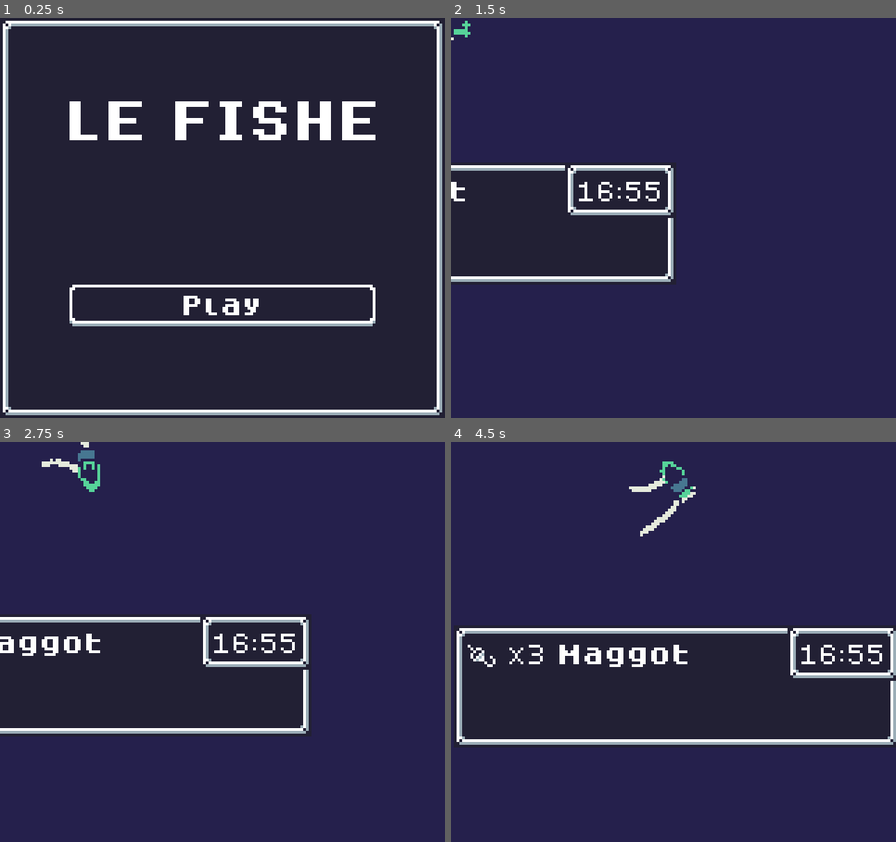
Above: before the commit, frames 1-4 (two rows, left to right).
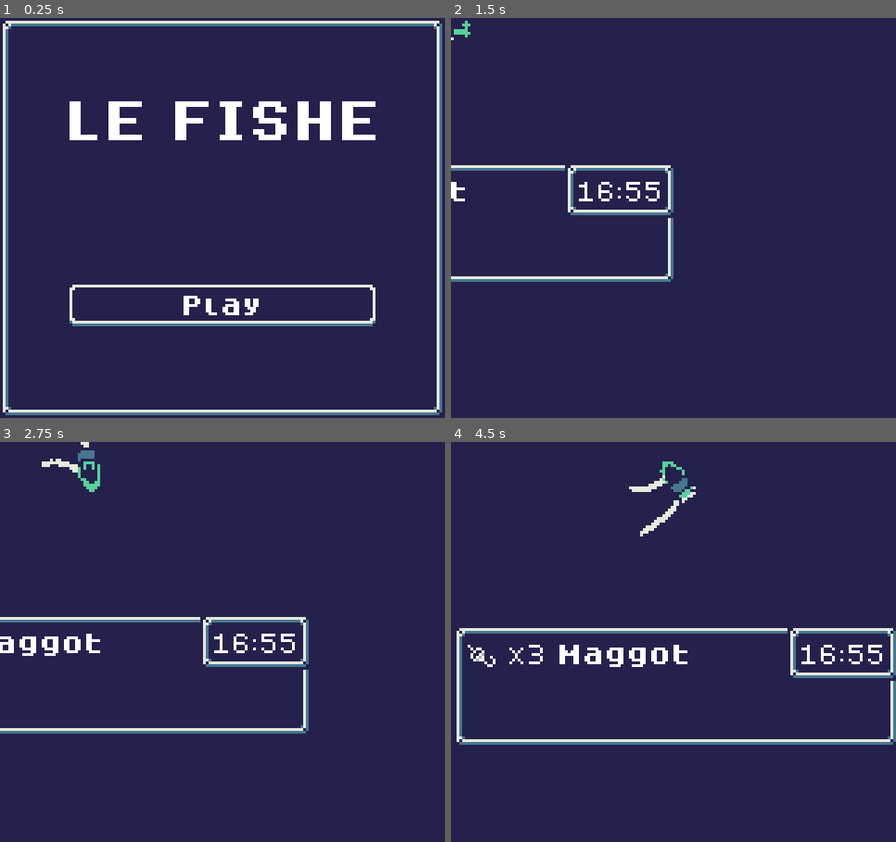
Above: after the commit, the same moments.

Repository: andrebariani/gbjam_12_spooky_fishing
Game: Godot game, scene res://scenes/ui/main_menu.tscn
The game is run twice, just before and just after one commit, with the same random seed, the same clock (stepped at 60 frames per second) and the same inputs.
Inputs:
- Up to frame 1 (0.25 s): no input
- Up to frame 2 (1.5 s): click "Play" at 0.5 s; tap Enter at 1.25 s; hold Right (right) from 1.28 s (still down); tap Z (A) at 1.35 s
- Up to frame 3 (2.75 s): release Right (right) at 2.03 s; hold Down (down) from 2.03 s (still down); tap Z (A) at 2.1 s
- Up to frame 4 (4.5 s): release Down (down) at 2.78 s; hold Right (right) 2.78-3.53 s; tap X (B) at 2.85 s; tap Z (A) at 3.05, 3.8, 4.35 s; hold Up (up) 3.53-4.28 s; tap S (select) at 3.6 s; hold Left (left) from 4.28 s (still down)

The runs differ from the first frame. In frame 1, 6.7% of the frame differs, in the area x 0-100%, y 0-100%; in frame 2, 2.1%; in frame 3, 2.7%; in frame 4, 3.8%.

Commit message:
Fixed asset colors

Diff:
--- a/scenes/tilset/test_tileset.tscn
+++ b/scenes/tilset/test_tileset.tscn
@@ -2,6 +2,21 @@
 
 [ext_resource type="Texture2D" uid="uid://3l01ay3xj1hk" path="res://assets/tileset.png" id="1_mrlqv"]
 [ext_resource type="Texture2D" uid="uid://ci3j3krjn7882" path="res://assets/water.png" id="1_xwr04"]
+
+[sub_resource type="Animation" id="Animation_ko230"]
+length = 0.001
+tracks/0/type = "value"
+tracks/0/imported = false
+tracks/0/enabled = true
+tracks/0/path = NodePath(".:texture_offset")
+tracks/0/interp = 1
+tracks/0/loop_wrap = true
+tracks/0/keys = {
+"times": PackedFloat32Array(0),
+"transitions": PackedFloat32Array(1),
+"update": 0,
+"values": [Vector2(0, 0)]
+}
 
 [sub_resource type="Animation" id="Animation_jl761"]
 resource_name = "new_animation"
@@ -19,21 +34,6 @@
 "transitions": PackedFloat32Array(1, 1, 1, 1, 1, 1, 1, 1, 1),
 "update": 1,
 "values": [Vector2(0, 0), Vector2(1, 1), Vector2(2, 2), Vector2(3, 3), Vector2(4, 4), Vector2(5, 5), Vector2(6, 6), Vector2(7, 7), Vector2(0, 0)]
-}
-
-[sub_resource type="Animation" id="Animation_ko230"]
-length = 0.001
-tracks/0/type = "value"
-tracks/0/imported = false
-tracks/0/enabled = true
-tracks/0/path = NodePath(".:texture_offset")
-tracks/0/interp = 1
-tracks/0/loop_wrap = true
-tracks/0/keys = {
-"times": PackedFloat32Array(0),
-"transitions": PackedFloat32Array(1),
-"update": 0,
-"values": [Vector2(0, 0)]
 }
 
 [sub_resource type="AnimationLibrary" id="AnimationLibrary_fy2k3"]
Binary file changed: assets/arrow.png
Not shown, added: assets/baits/niguiri-1.png.import
Not shown, added: assets/baits/niguiri-2.png.import
Not shown, added: assets/baits/niguiri-3.png.import
Not shown, added: assets/baits/niguiri-4.png.import
Not shown, added: assets/baits/sashimi-1.png.import
Not shown, added: assets/baits/sashimi-2.png.import
Not shown, added: assets/baits/sashimi-3.png.import
Not shown, added: assets/baits/sashimi-4.png.import
Not shown, added: assets/baits/sashimi-5.png.import
Not shown, added: assets/baits/sushi-2.png.import
Not shown, added: assets/baits/sushi-3.png.import
(and 21 more such lines)
